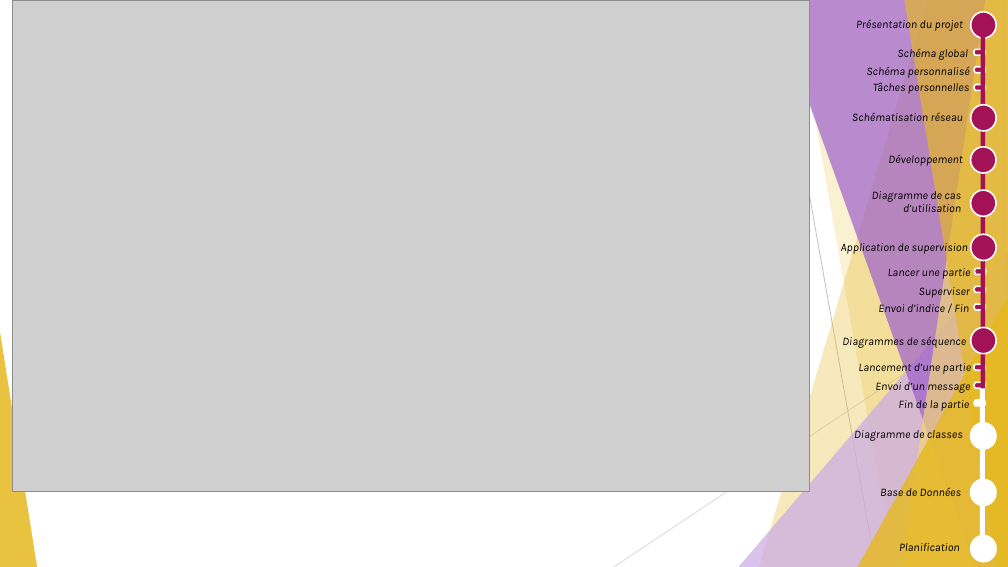
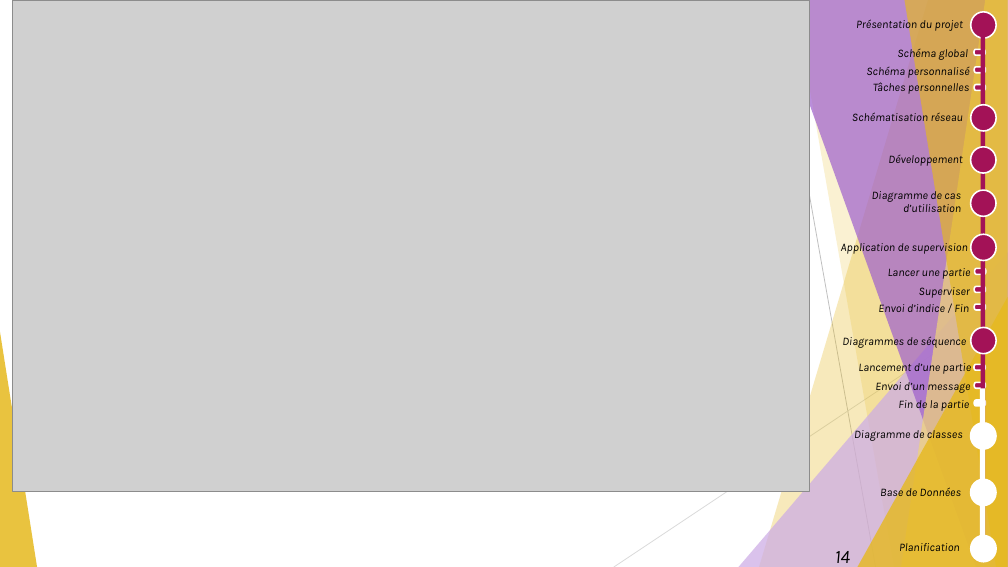
Before and after one commit to GuiguiMvn/Systeme-Escape-Game-Telethon, a slide deck: slide 14 of Nathan/Compte-rendus/REVUE-R2-GUIGAND-SFL6.pptx. Drawn at 1008x567 pixels with LibreOffice and Linux fonts; fonts in the diff are those of the drawing; grey boxes stand for pictures. Boxes give left, top, right and bottom in pixels: in the first picture for what was removed or moved away, otherwise in the second. Text is boxed around its words. In the diff, an @@ line names an element or a change of style, - is before the commit and + after.

```diff
--- a/Nathan/Compte-rendus/REVUE-R2-GUIGAND-SFL6.pptx
+++ b/Nathan/Compte-rendus/REVUE-R2-GUIGAND-SFL6.pptx
@@ text added at [835, 551, 850, 563], 18 pt, text #000000, italic @@
+14
```
Also in this commit, not shown: 17 other slides changed, 4 other files.
